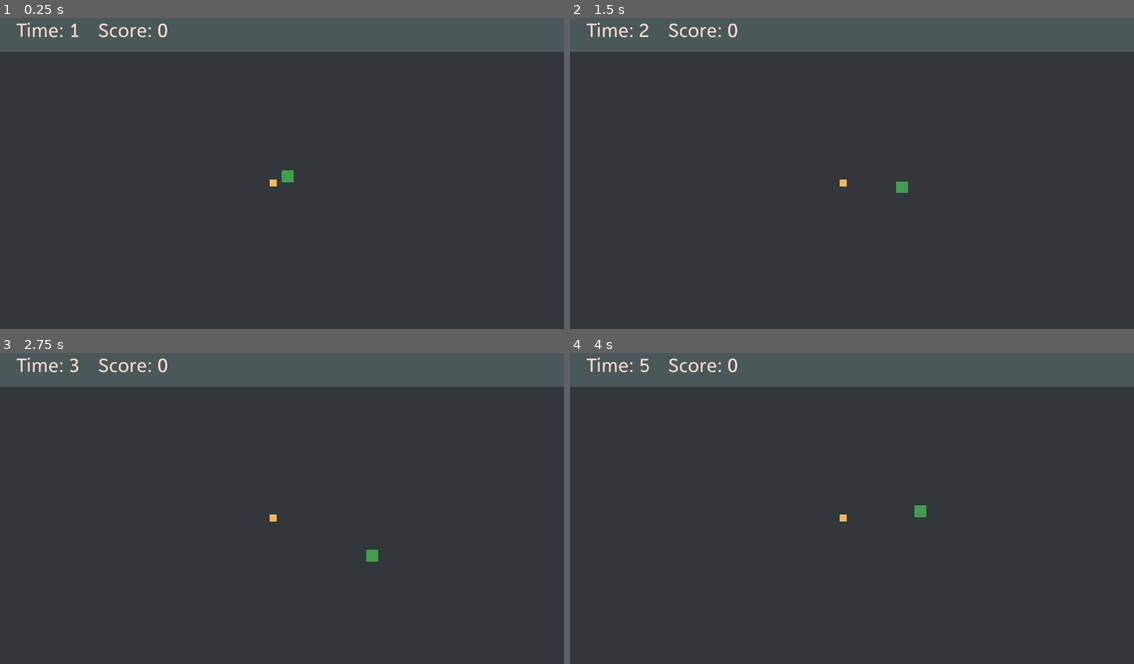
Above: before the commit, frames 1-4 (two rows, left to right).
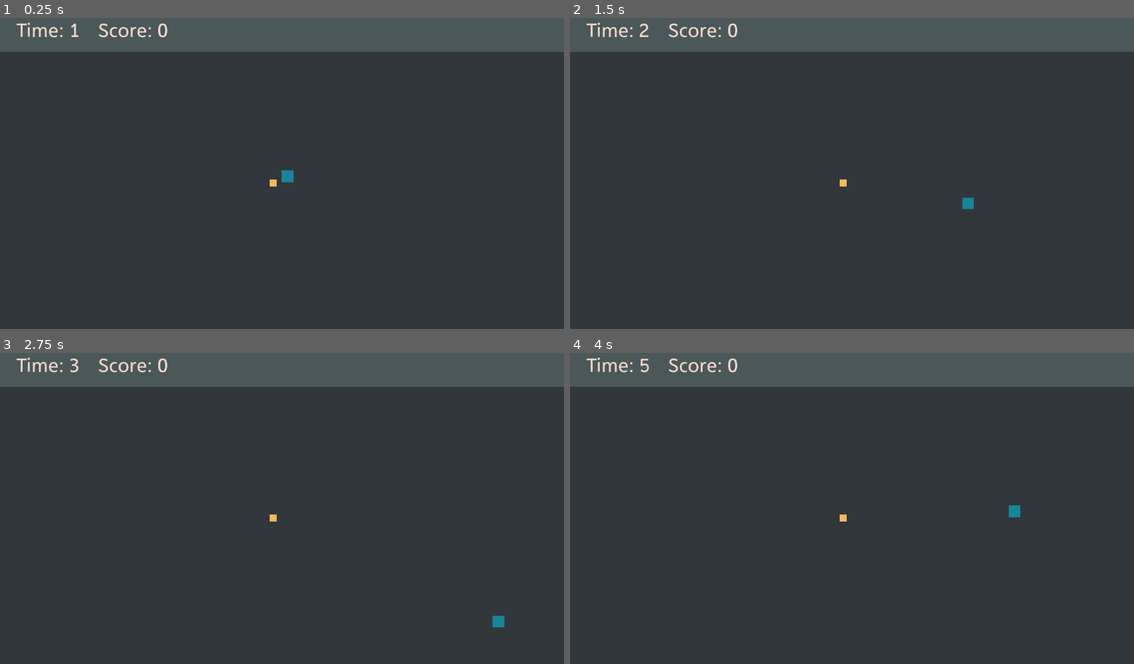
Above: after the commit, the same moments.

Repository: ProgrammingLogic/GoDot-SnakeGame
Game: Godot game, scene res://src/main.tscn
Same seed, same stepped clock (60 frames per second), same inputs: the game is played once before the commit and once after it.
Inputs:
- Up to frame 1 (0.25 s): no input
- Up to frame 2 (1.5 s): tap Enter at 0.5 s; hold Right (turn_right) 0.53-1.28 s; hold Down (turn_down) from 1.28 s (still down)
- Up to frame 3 (2.75 s): release Down (turn_down) at 2.03 s; hold Right (turn_right) from 2.03 s (still down)
- Up to frame 4 (4 s): release Right (turn_right) at 2.78 s; hold Up (turn_up) 2.78-3.53 s; hold Left (turn_left) from 3.53 s (still down)

The runs differ from the first frame. In frame 1, less than 0.1% of the frame differs, in the area x 49-53%, y 48-53%; in frame 2, 0.1%; in frame 3, 0.2%, in the area x 64-90%, y 63-89%; in frame 4, 0.2%.

Commit message:
Begin implementing snake_body

Diff:
--- a/project.godot
+++ b/project.godot
@@ -56,3 +56,4 @@
 2d_physics/layer_1="map"
 2d_physics/layer_2="snake"
 2d_physics/layer_3="coins"
+2d_physics/layer_4="snake_body"
--- a/src/Snake.gd
+++ b/src/Snake.gd
@@ -1,14 +1,30 @@
 extends CharacterBody2D
 
+@export var snake_body_scene: PackedScene
+
 var speed = 0
+
+var right_velocity
+var left_velocity
+var down_velocity
+var up_velocity
+
+var right_bounds
+var left_bounds
+var upper_bounds
+var lower_bounds
+
 var screen
 var screen_size
 var center_of_screen
+
 var game_area
-
 var game_size
 var game_position
-signal outside_bounds
+
+var body_parts = []
+
+signal hit_self
 signal collided
 
 # Called when the node enters the scene tree for the first time.
@@ -25,25 +41,43 @@
 	game_position = new_game_position
 
 	position = center_of_screen
-	speed = 200
+	speed = 500
+
+	right_velocity = Vector2(speed, 0)
+	left_velocity = Vector2(speed * -1, 0)
+	down_velocity = Vector2(0, speed)
+	up_velocity = Vector2(0, speed * -1)
+
+	body_parts = [self]
 	show()
+
+
+func get_size():
+	return $CollisionShape2D.shape.get_rect().size
+
+
+func change_direction(direction):
+	if direction == "right" and velocity != left_velocity:
+		velocity = right_velocity
+	elif direction == "left" and velocity != right_velocity:
+		velocity = left_velocity
+	elif direction == "up" and velocity != down_velocity:
+		velocity = up_velocity
+	elif direction == "down" and velocity != up_velocity:
+		velocity = down_velocity
 
 
 # Called every frame. 'delta' is the elapsed time since the previous frame.
 func _process(delta):
 	# Update the velocity based on user input
 	if Input.is_action_pressed("turn_right"):
-		velocity.x = speed * 1
-		velocity.y = 0
+		change_direction("right")
 	elif Input.is_action_pressed("turn_left"):
-		velocity.x = speed * -1
-		velocity.y = 0
+		change_direction("left")
 	elif Input.is_action_pressed("turn_up"):
-		velocity.x = 0
-		velocity.y = speed * -1
+		change_direction("up")
 	elif Input.is_action_pressed("turn_down"):
-		velocity.x = 0
-		velocity.y = speed * 1
+		change_direction("down")
 
 
 func _physics_process(delta):
@@ -52,6 +86,25 @@
 	if not collision_info:
 		return
 
+	var collider = collision_info.get_collider()
+
+	if collider == left_bounds:
+		print("left out of bounds")
+	elif collider == right_bounds:
+		print("right out of bounds")
+	elif collider == lower_bounds:
+		print("bottom out of bounds")
+	elif collider == upper_bounds:
+		print("up out of bounds")
+	elif collider == snake_body_scene:
+		hit_self.emit()
+
+
+
+
+
+
+	print("snake has collided")
 	collided.emit(collision_info)
 
 
@@ -71,5 +124,33 @@
 		position.y = game_position.y + game_size.y
 
 
-func _on_outside_bounds():
-	move_to_other_side()
+func grow():
+	var snake_body = snake_body_scene.instantiate()
+	var neighbor = body_parts[-1]
+	snake_body.set_snake_neighbor(neighbor)
+	snake_body.speed = neighbor.speed
+	snake_body.left_velocity = left_velocity
+	snake_body.right_velocity = right_velocity
+	snake_body.up_velocity = up_velocity
+	snake_body.down_velocity = down_velocity
+	snake_body.start(game_size, game_position)
+
+
+	# Calculate the body part's position
+	var new_position = Vector2(neighbor.position.x, neighbor.position.y)
+
+	if neighbor.velocity.x > 0: # Moving right
+		new_position.x = neighbor.position.x - neighbor.get_size().x
+	elif neighbor.velocity.x < 0: # Moving left
+		new_position.x = neighbor.position.x + neighbor.get_size().x
+	elif neighbor.velocity.y > 0: # Moving down
+		new_position.y = neighbor.position.y - neighbor.get_size().y
+	elif neighbor.velocity.y < 0: # Moving up
+		new_position.y = neighbor.position.y + neighbor.get_size().y
+
+
+	snake_body.position = new_position
+	snake_body.velocity = neighbor.velocity
+
+	add_sibling(snake_body)
+	body_parts.append(snake_body)
--- a/src/main.gd
+++ b/src/main.gd
@@ -1,6 +1,7 @@
 extends Node2D
 
 @export var coin_scene: PackedScene
+@export var snake_body_scene: PackedScene
 
 var score
 
@@ -20,6 +21,10 @@
 
 	$HUD.start()
 	$Snake.start(get_game_area_size(), $GameArea.position)
+	$Snake.right_bounds = $GameArea/CollisionRight
+	$Snake.left_bounds = $GameArea/CollisionLeft
+	$Snake.upper_bounds = $GameArea/CollisionTop
+	$Snake.lower_bounds = $GameArea/CollisionBottom
 	$GameTimer.start()
 
 	create_coin()
@@ -50,9 +55,6 @@
 	add_child(coin)
 
 
-func _on_game_area_body_shape_exited(body_rid, body, body_shape_index, local_shape_index):
-	if body == $Snake:
-		$Snake.outside_bounds.emit()
 
 
 func _on_snake_collided(collision_info):
@@ -61,5 +63,6 @@
 	if collider == $Coin:
 		score += 1
 		$HUD.update_score(score)
-		remove_child(collider)
+		$Snake.grow()
+		remove_child	(collider)
 		create_coin()
--- a/src/main.tscn
+++ b/src/main.tscn
@@ -1,16 +1,32 @@
-[gd_scene load_steps=6 format=3 uid="uid://cdofk3jv8jmot"]
+[gd_scene load_steps=11 format=3 uid="uid://cdofk3jv8jmot"]
 
 [ext_resource type="PackedScene" uid="uid://dk40x74wnkvmc" path="res://src/snake.tscn" id="1_nrt6m"]
 [ext_resource type="Script" path="res://src/main.gd" id="1_og4uv"]
 [ext_resource type="PackedScene" uid="uid://dflaabkdjhmam" path="res://src/coin.tscn" id="2_oylue"]
 [ext_resource type="PackedScene" uid="uid://c31f8bvmgcfj6" path="res://src/hud.tscn" id="3_14u7c"]
+[ext_resource type="PackedScene" uid="uid://ccl3osrr0p24o" path="res://src/snake_body.tscn" id="3_p2n0g"]
 
-[sub_resource type="RectangleShape2D" id="RectangleShape2D_8w584"]
+[sub_resource type="SegmentShape2D" id="SegmentShape2D_13dqm"]
+b = Vector2(0, 944)
+
+[sub_resource type="SegmentShape2D" id="SegmentShape2D_pbsy6"]
+a = Vector2(1920, 944)
+b = Vector2(1920, 0)
+
+[sub_resource type="SegmentShape2D" id="SegmentShape2D_otfwp"]
+b = Vector2(1920, 0)
+
+[sub_resource type="SegmentShape2D" id="SegmentShape2D_8jjxl"]
+a = Vector2(1920, 944)
+b = Vector2(0, 944)
+
+[sub_resource type="RectangleShape2D" id="RectangleShape2D_q6mxh"]
 size = Vector2(1920, 944)
 
 [node name="Main" type="Node2D"]
 script = ExtResource("1_og4uv")
 coin_scene = ExtResource("2_oylue")
+snake_body_scene = ExtResource("3_p2n0g")
 
 [node name="GameTimer" type="Timer" parent="."]
 
@@ -21,21 +37,29 @@
 
 [node name="HUD" parent="." instance=ExtResource("3_14u7c")]
 
-[node name="GameArea" type="Area2D" parent="."]
+[node name="GameArea" type="StaticBody2D" parent="."]
 position = Vector2(0, 136)
-disable_mode = 1
-collision_mask = 2
+collision_mask = 10
+
+[node name="CollisionLeft" type="CollisionShape2D" parent="GameArea"]
+shape = SubResource("SegmentShape2D_13dqm")
+
+[node name="CollisionRight" type="CollisionShape2D" parent="GameArea"]
+shape = SubResource("SegmentShape2D_pbsy6")
+
+[node name="CollisionTop" type="CollisionShape2D" parent="GameArea"]
+shape = SubResource("SegmentShape2D_otfwp")
+
+[node name="CollisionBottom" type="CollisionShape2D" parent="GameArea"]
+shape = SubResource("SegmentShape2D_8jjxl")
 
 [node name="CollisionShape2D" type="CollisionShape2D" parent="GameArea"]
 position = Vector2(960, 472)
-shape = SubResource("RectangleShape2D_8w584")
+shape = SubResource("RectangleShape2D_q6mxh")
+disabled = true
 
 [node name="Snake" parent="." instance=ExtResource("1_nrt6m")]
 position = Vector2(616, 408)
 
 [connection signal="timeout" from="GameTimer" to="." method="_on_game_timer_timeout"]
-[connection signal="area_exited" from="GameArea" to="." method="_on_game_area_area_exited"]
-[connection signal="area_shape_exited" from="GameArea" to="." method="_on_game_area_area_shape_exited"]
-[connection signal="body_exited" from="GameArea" to="." method="_on_game_area_body_exited"]
-[connection signal="body_shape_exited" from="GameArea" to="." method="_on_game_area_body_shape_exited"]
 [connection signal="collided" from="Snake" to="." method="_on_snake_collided"]
--- a/src/snake.tscn
+++ b/src/snake.tscn
@@ -1,6 +1,7 @@
-[gd_scene load_steps=3 format=3 uid="uid://dk40x74wnkvmc"]
+[gd_scene load_steps=4 format=3 uid="uid://dk40x74wnkvmc"]
 
 [ext_resource type="Script" path="res://src/Snake.gd" id="1_ahgnr"]
+[ext_resource type="PackedScene" uid="uid://ccl3osrr0p24o" path="res://src/snake_body.tscn" id="2_trur1"]
 
 [sub_resource type="RectangleShape2D" id="RectangleShape2D_qmaqv"]
 size = Vector2(40, 40)
@@ -8,17 +9,16 @@
 [node name="Snake" type="CharacterBody2D"]
 position = Vector2(16, 16)
 collision_layer = 2
-collision_mask = 5
+collision_mask = 13
 script = ExtResource("1_ahgnr")
+snake_body_scene = ExtResource("2_trur1")
 metadata/_edit_group_ = true
 
 [node name="SnakeHead" type="ColorRect" parent="."]
 offset_right = 40.0
 offset_bottom = 40.0
-color = Color(0.258824, 0.615686, 0.298039, 1)
+color = Color(0.0941176, 0.517647, 0.607843, 1)
 
 [node name="CollisionShape2D" type="CollisionShape2D" parent="."]
 position = Vector2(20, 20)
 shape = SubResource("RectangleShape2D_qmaqv")
-
-[connection signal="outside_bounds" from="." to="." method="_on_outside_bounds"]
--- /dev/null
+++ b/src/snake_body.gd
@@ -0,0 +1,97 @@
+extends CharacterBody2D
+
+var speed
+var right_velocity
+var left_velocity
+var down_velocity
+var up_velocity
+
+var snake_neighbor
+
+var game_size
+var game_position
+
+signal outside_bounds
+
+
+func set_snake_neighbor(neighbor):
+	snake_neighbor = neighbor
+
+
+func start(new_game_size, new_game_position):
+	game_size = new_game_size
+	game_position = new_game_position
+
+
+func move_to_other_side():
+	# If we are to the right of the game_area
+	if position.x > game_size.x:
+		position.x = game_position.x
+	# If we are to the left of the game_area
+	elif position.x < game_position.x:
+		position.x = game_position.x + game_size.x
+
+	# If we are below the game_area
+	if position.y > game_size.y:
+		position.y = game_position.y
+	# If we are above the game_area
+	elif position.y < game_position.y:
+		position.y = game_position.y + game_size.y
+
+
+func change_direction(direction):
+	if direction == "right" and velocity != left_velocity:
+		velocity = right_velocity
+	elif direction == "left" and velocity != right_velocity:
+		velocity = left_velocity
+	elif direction == "up" and velocity != down_velocity:
+		velocity = up_velocity
+	elif direction == "down" and velocity != up_velocity:
+		velocity = down_velocity
+
+
+func get_size():
+	return $CollisionShape2D.shape.get_rect().size
+
+
+func update_velocity():
+	print("changing direction")
+	print(("neighbor velocity: %v" % snake_neighbor.velocity))
+
+	var direction = "none"
+
+	# Determine which direction the previous snake body is
+	# If the previous snake body is to the RIGHT of this one, change the direction to "right"
+	if snake_neighbor.velocity == right_velocity:
+		direction = "right"
+	# If the previous snake body is to the LEFT of this one, change the direction to "left"
+	elif snake_neighbor.velocity == left_velocity:
+		direction = "left"
+	# If the previous snake body is ABOVE this one, change direction to "up"
+	elif snake_neighbor.velocity == up_velocity:
+		direction = "up"
+	# If the previous snake body is BELOW this one, change the direction to "down"
+	elif snake_neighbor.velocity == down_velocity:
+		direction = "down"
+
+	# check if adding the new velocity will put out bounds AFTER the new box
+
+	change_direction(direction)
+
+
+func _physics_process(delta):
+	# Is this snake body going the same direction as the previous? If so, don't
+	# bother calculating collisons.
+	if velocity != snake_neighbor.velocity:
+		update_velocity()
+
+
+	var collision_info = move_and_collide(velocity * delta)
+
+	if collision_info:
+		print("snake_body has collided")
+
+
+func _on_outside_bounds():
+	print("snake body out of bounds")
+	move_to_other_side()
--- /dev/null
+++ b/src/snake_body.tscn
@@ -0,0 +1,22 @@
+[gd_scene load_steps=3 format=3 uid="uid://ccl3osrr0p24o"]
+
+[ext_resource type="Script" path="res://src/snake_body.gd" id="1_bdiuy"]
+
+[sub_resource type="RectangleShape2D" id="RectangleShape2D_ayknn"]
+size = Vector2(40, 40)
+
+[node name="SnakeBody" type="CharacterBody2D"]
+collision_layer = 0
+collision_mask = 0
+script = ExtResource("1_bdiuy")
+
+[node name="ColorRect" type="ColorRect" parent="."]
+offset_right = 40.0
+offset_bottom = 40.0
+color = Color(0.784314, 0.243137, 0.301961, 1)
+
+[node name="CollisionShape2D" type="CollisionShape2D" parent="."]
+position = Vector2(20, 20)
+shape = SubResource("RectangleShape2D_ayknn")
+
+[connection signal="outside_bounds" from="." to="." method="_on_outside_bounds"]
